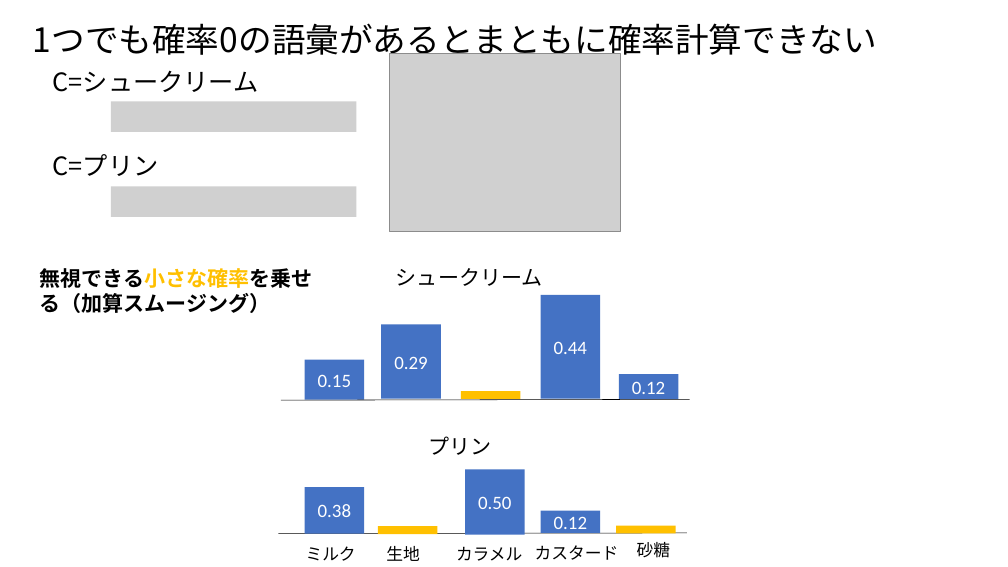
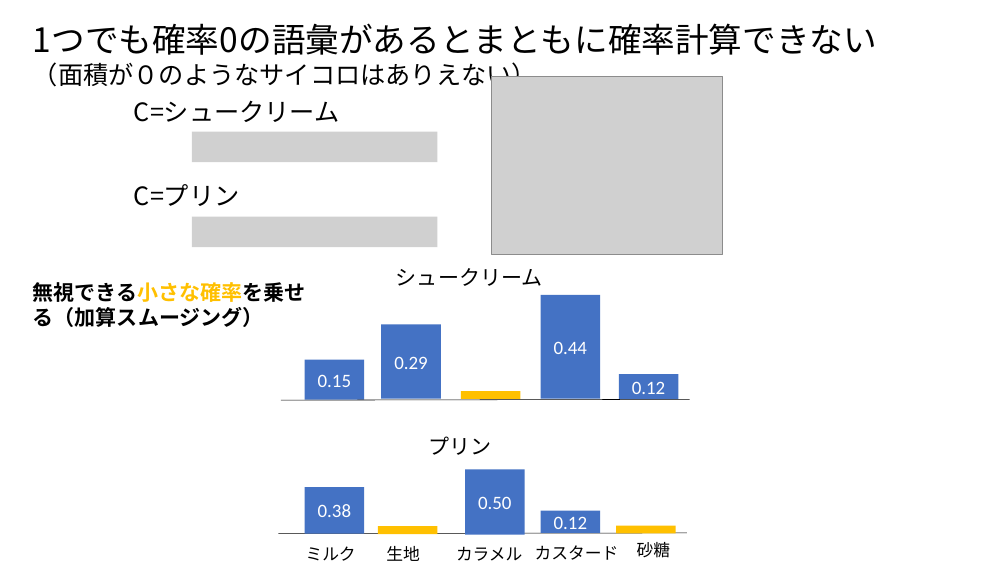
Before and after one commit to ueharaLab/NLP5_probabilistic-classifier, a slide deck: slide 9 of NLP_5 probabilistc classifier.pptx (slide 8 before the commit). Drawn at 1008x567 pixels with LibreOffice and Linux fonts; fonts in the diff are those of the drawing; grey boxes stand for pictures. Boxes give left, top, right and bottom in pixels: in the first picture for what was removed or moved away, otherwise in the second. Text is boxed around its words. In the diff, an @@ line names an element or a change of style, - is before the commit and + after.

Commit message:
711

```diff
--- a/NLP_5 probabilistc classifier.pptx
+++ b/NLP_5 probabilistc classifier.pptx
@@ text at (33, 62, 537, 91): paragraph added @@
+（面積が０のようなサイコロはありえない）
@@ picture: place and size @@
-picture at (389, 54, 620, 231)
+picture at (492, 76, 722, 254)
@@ picture removed at (111, 101, 357, 132) @@
@@ text "C=シュークリーム": place and size @@
-text "C=シュークリーム" at (53, 70, 259, 92)
+text "C=シュークリーム" at (134, 100, 340, 122)
@@ picture added at (192, 132, 438, 162) @@
@@ text "C=プリン": place and size @@
-text "C=プリン" at (53, 154, 159, 176)
+text "C=プリン" at (134, 184, 240, 206)
@@ picture removed at (111, 187, 357, 217) @@
@@ picture added at (192, 217, 438, 247) @@
@@ text "無視できる小さな確率を乗せる（加算スムージング）": place and size @@
-text "無視できる小さな確率を乗せる（加算スムージング）" at (40, 268, 313, 313)
+text "無視できる小さな確率を乗せる（加算スムージング）" at (33, 282, 306, 327)
```
Also in this commit, not shown: 1 other slide changed, 1 slide added.
